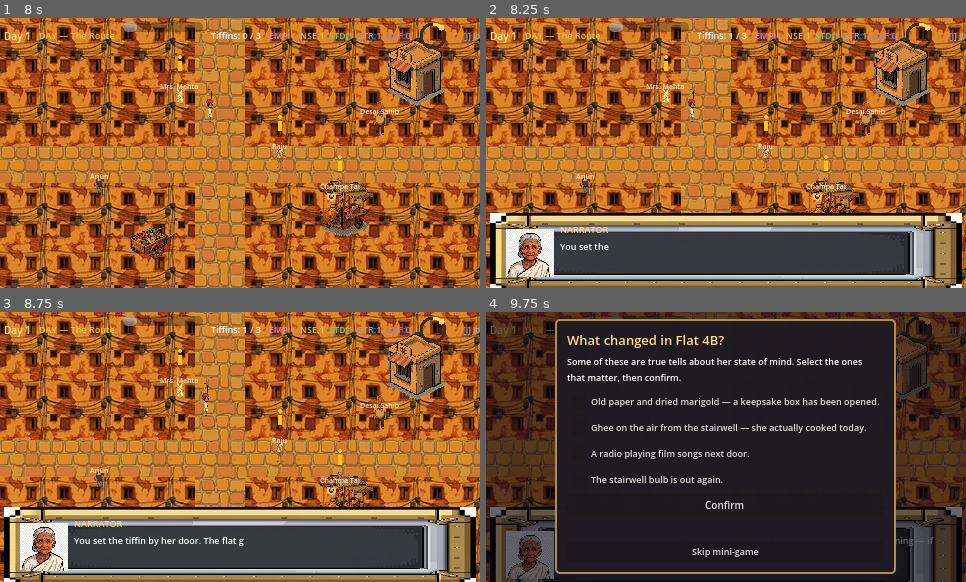
Above: before the commit, frames 1-4 (two rows, left to right).
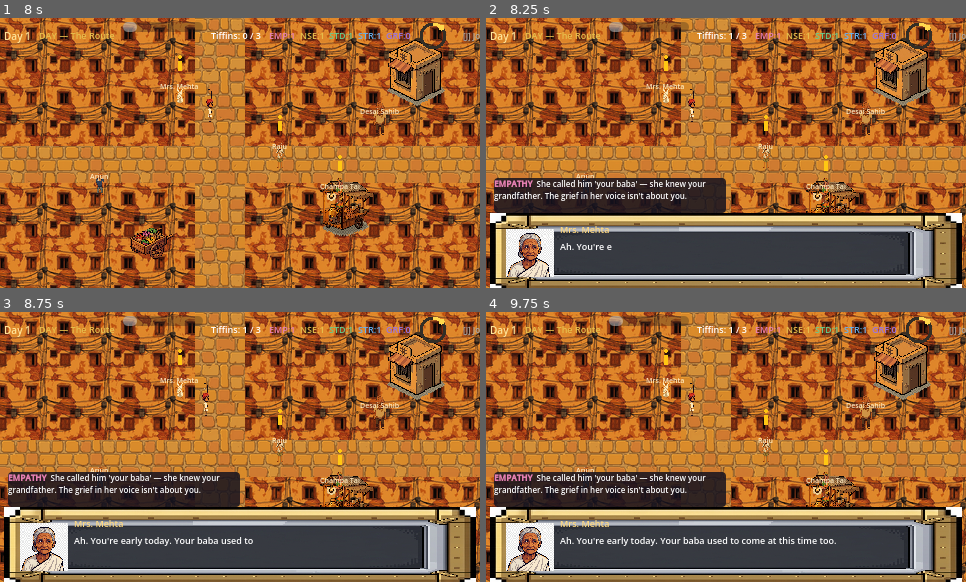
Above: after the commit, the same moments.

Repository: Akalle92/The-Tiffin-Room
Game: Godot game, scene res://scenes/ui/title.tscn
Two runs of this game, one before a commit and one after it. Both use one fixed random seed, a clock stepped at 60 frames per second and the inputs below. Video files are missing from this copy of the repository; at most half a second of black plays in their place.
Inputs:
- Up to frame 1 (8 s): click "New Game" at 0.5 s; tap Enter (ui_accept) at 1.25, 1.52, 2.27, 2.75, 5.75, 6.02, 6.5, 6.77, 7.25, 7.52 s; hold Right (ui_right) 1.28-2.03 s; hold E (interact) 1.28-2.03 s; hold Down (ui_down) 2.03-2.78 s; tap R (rest) at 2.1 s; hold Right (ui_right) 2.78-3.5 s; hold J (toggle_journal) 2.78-3.5 s; click "○ Mrs. Mehta" at 3.5 s; click "○ Raju" at 4.25 s; click "○ Champa Tai" at 5 s; hold Up (ui_up) 5.78-6.53 s; tap E (interact) at 5.85 s; hold R (rest) 6.53-7.28 s; hold Left (ui_left) from 6.53 s (still down); tap J (toggle_journal) at 7.35 s
- Up to frame 2 (8.25 s): release Left (ui_left) at 8.03 s; hold Down (ui_down) from 8.03 s (still down); hold E (interact) from 8.03 s (still down)
- Up to frame 3 (8.75 s): keep holding Down (ui_down); keep holding E (interact)
- Up to frame 4 (9.75 s): release Down (ui_down) at 8.78 s; release E (interact) at 8.78 s; hold Right (ui_right) 8.78-9.53 s; tap R (rest) at 8.85 s; tap Enter (ui_accept) at 9.02, 9.5 s; hold Up (ui_up) from 9.53 s (still down); hold J (toggle_journal) from 9.53 s (still down)

Frame 1 is identical in both runs. In frame 2, 6.4% of the frame differs, in the area x 1-50%, y 59-86%; in frame 3, 6.9%; in frame 4, 93%, in the area x 0-100%, y 0-100%.

Commit message:
Pacing: apply node-level effects, play first_meeting, slow trust threshold, add small_talk breather
Co-authored-by: Akalle <Akalle92@users.noreply.github.com>

Diff:
--- a/data/dialogue/npc_data.json
+++ b/data/dialogue/npc_data.json
@@ -146,6 +146,35 @@
         }
       },
 
+      "small_talk": {
+        "start": "st1",
+        "nodes": {
+          "st1": {
+            "speaker": "Mrs. Mehta",
+            "text": "The container's by the door, washed. ...Sit a moment, if your route allows. The mornings are long ones lately.",
+            "voice_interjections": [],
+            "choices": [
+              {"id": "s1", "text": "I can sit for a minute.", "stat_check": null, "next": "st2", "effects": {"route_update": {"trust_level": 2}, "add_note": "Sat with her a while. The ordinary mornings are the hardest to get through."}},
+              {"id": "s2", "text": "I wish I could — the route's waiting.", "stat_check": null, "next": "st_end", "effects": {}}
+            ]
+          },
+          "st2": {
+            "speaker": "Mrs. Mehta",
+            "text": "You have his patience, your baba. He never rushed a doorstep in his life.",
+            "voice_interjections": [],
+            "choices": [],
+            "next": "END"
+          },
+          "st_end": {
+            "speaker": "Mrs. Mehta",
+            "text": "Go on, then. Same time tomorrow.",
+            "voice_interjections": [],
+            "choices": [],
+            "next": "END"
+          }
+        }
+      },
+
       "trust": {
         "start": "m3_letter",
         "nodes": {
@@ -500,6 +529,29 @@
         }
       },
 
+      "small_talk": {
+        "start": "st1",
+        "nodes": {
+          "st1": {
+            "speaker": "Raju",
+            "text": "You don't have to keep coming, you know. ...I mean. You can. If you want.",
+            "voice_interjections": [
+              {"skill": "EMPATHY", "text": "That's as close to 'please stay' as his pride will let him get.", "requires_stat": 1}
+            ],
+            "choices": [
+              {"id": "s1", "text": "I want to. Save me a step to sit on.", "stat_check": null, "next": "st_end", "effects": {"route_update": {"trust_level": 2}, "add_note": "He's starting to expect me — and to want to be expected."}}
+            ]
+          },
+          "st_end": {
+            "speaker": "Raju",
+            "text": "...Okay. This step's mine, that one's yours. Not the shady one, that's mine also.",
+            "voice_interjections": [],
+            "choices": [],
+            "next": "END"
+          }
+        }
+      },
+
       "trust": {
         "start": "r3_phone",
         "nodes": {
@@ -827,6 +879,27 @@
         }
       },
 
+      "small_talk": {
+        "start": "st1",
+        "nodes": {
+          "st1": {
+            "speaker": "Desai Sahib",
+            "text": "You're early. Again. ...The canteen tea is undrinkable, in case you were wondering why I look like this.",
+            "voice_interjections": [],
+            "choices": [
+              {"id": "s1", "text": "I'll bring you a real cup tomorrow. Champa's, not the canteen's.", "stat_check": null, "next": "st_end", "effects": {"route_update": {"trust_level": 2}, "add_note": "Small talk over bad canteen tea. He almost smiled."}}
+            ]
+          },
+          "st_end": {
+            "speaker": "Desai Sahib",
+            "text": "...That would be. Yes. Thank you. Window 4 side, remember.",
+            "voice_interjections": [],
+            "choices": [],
+            "next": "END"
+          }
+        }
+      },
+
       "trust": {
         "start": "d3_confession",
         "nodes": {
@@ -1097,6 +1170,29 @@
         }
       },
 
+      "small_talk": {
+        "start": "st1",
+        "nodes": {
+          "st1": {
+            "speaker": "Arjun",
+            "text": "He left the container outside again, rinsed. He's never said a word about the food. But it's always rinsed.",
+            "voice_interjections": [
+              {"skill": "NOSE", "text": "Rinsed, not scrubbed. A small courtesy from a man who won't say thank you out loud yet.", "requires_stat": 1}
+            ],
+            "choices": [
+              {"id": "s1", "text": "That's a whole conversation, in this house.", "stat_check": null, "next": "st_end", "effects": {"route_update": {"trust_level": 2}, "add_note": "Father rinses the tiffin but says nothing. It counts as talking, here."}}
+            ]
+          },
+          "st_end": {
+            "speaker": "Arjun",
+            "text": "It is, isn't it. ...I'm learning to read him again. Slowly.",
+            "voice_interjections": [],
+            "choices": [],
+            "next": "END"
+          }
+        }
+      },
+
       "trust": {
         "start": "a3_start",
         "nodes": {
@@ -1444,6 +1540,27 @@
         }
       },
 
+      "small_talk": {
+        "start": "st1",
+        "nodes": {
+          "st1": {
+            "speaker": "Champa Tai",
+            "text": "Busy route today? Here — second cup's already poured. Don't argue with a woman holding hot chai.",
+            "voice_interjections": [],
+            "choices": [
+              {"id": "s1", "text": "(Take the cup. Sit.)", "stat_check": null, "next": "st_end", "effects": {"route_update": {"trust_level": 2}, "add_note": "A regular at the stall now. She pours before I ask."}}
+            ]
+          },
+          "st_end": {
+            "speaker": "Champa Tai",
+            "text": "See, this is what your baba understood. A route isn't just tins. It's the sitting-down in between. Now shoo.",
+            "voice_interjections": [],
+            "choices": [],
+            "next": "END"
+          }
+        }
+      },
+
       "trust": {
         "start": "c3_train",
         "nodes": {
--- a/scripts/autoload/DialogueManager.gd
+++ b/scripts/autoload/DialogueManager.gd
@@ -179,12 +179,22 @@
 		return "spirit_intro"
 
 	var day_state: int = route.get("day_state", 0)
+	var delivery_count: int = route.get("delivery_count", 0)
 	if day_state == 0:
 		return "first_meeting"
-	elif trust >= 2:
+	# The heavy "trust" reveal (day_state 3) has already played — settle into
+	# low-stakes small talk rather than replaying the big confession.
+	if day_state >= 3:
+		return "small_talk"
+	# The trust reveal is earned: it needs both real rapport AND repeated
+	# visits, so the big confession never lands on the third line.
+	if trust >= 2 and delivery_count >= 3:
 		return "trust"
-	else:
-		return "developing"
+	# After the developing beat (day_state >= 2) but before the trust threshold,
+	# sit in small talk instead of replaying the developing scene.
+	if day_state >= 2:
+		return "small_talk"
+	return "developing"
 
 func _display_current_node() -> void:
 	if _current_node_id == "" or not _current_nodes.has(_current_node_id):
@@ -192,6 +202,10 @@
 		return
 
 	var node: Dictionary = _current_nodes[_current_node_id]
+
+	# Apply any node-level effects (e.g. advancing day_state when a beat is
+	# reached). These are idempotent route updates, safe to run on display.
+	_apply_effects(node.get("effects", {}))
 
 	# Emit skill-voice interjections BEFORE the main line
 	for interjection in node.get("voice_interjections", []):
--- a/scripts/npc/NPC.gd
+++ b/scripts/npc/NPC.gd
@@ -73,12 +73,9 @@
 	_refresh_delivery_marker()
 	AudioManager.play_sfx_tiffin()
 
-	# Auto-advance day_state on first delivery
-	var route := GameState.get_route(npc_id)
-	if route.get("day_state", 0) == 0:
-		GameState.update_route(npc_id, {"day_state": 1})
-
-	# Open dialogue after delivery (contextual)
+	# Open dialogue after delivery (contextual). Note: we deliberately do NOT
+	# bump day_state here — the first_meeting tree sets it via its own node
+	# effects, so the introduction actually plays on the first delivery.
 	DialogueManager.start_dialogue(npc_id)
 
 func _on_delivery_completed(completed_id: String) -> void:
